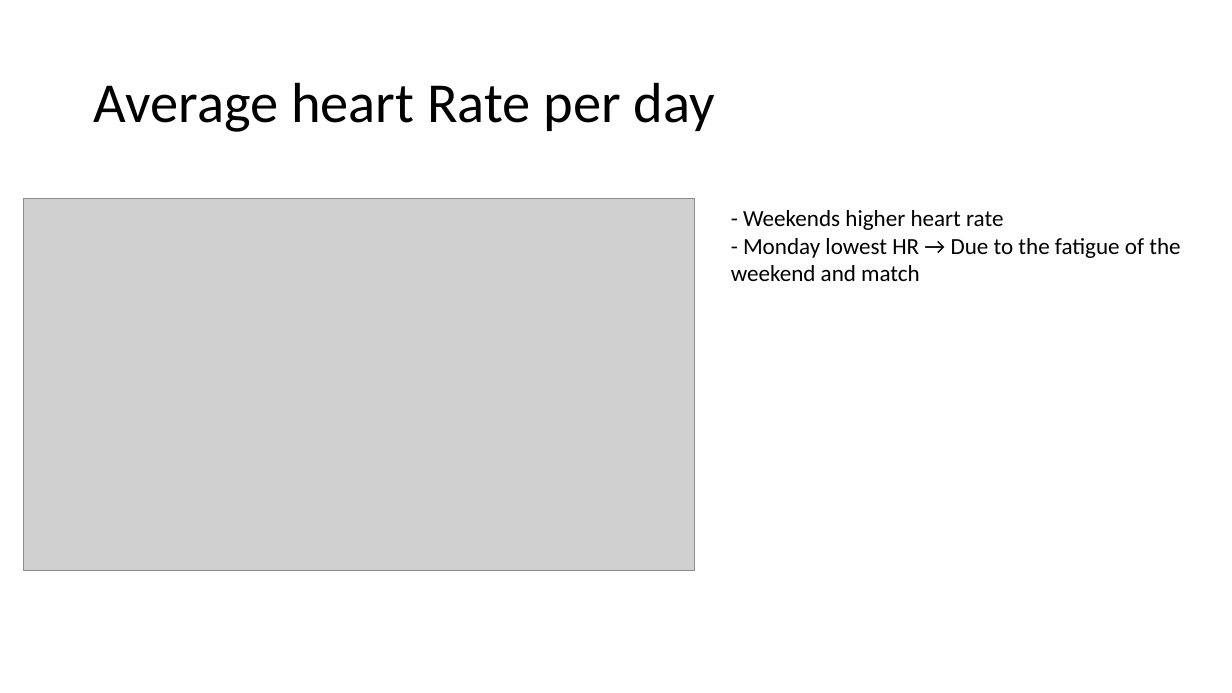
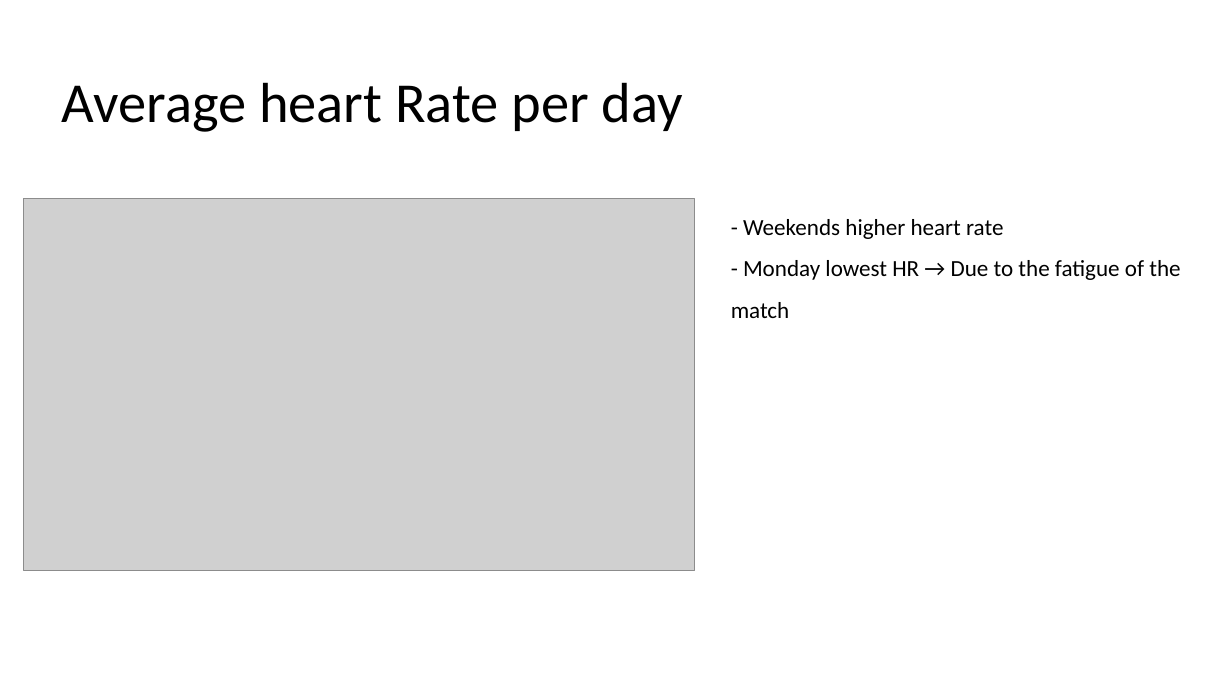
Before and after one commit to Miquelpg6/project_2, a slide deck: slide 5 of Futsal_and_Heartrate.pptx. Drawn at 1232x693 pixels with LibreOffice and Linux fonts; fonts in the diff are those of the drawing; grey boxes stand for pictures. Boxes give left, top, right and bottom in pixels: in the first picture for what was removed or moved away, otherwise in the second. Text is boxed around its words. In the diff, an @@ line names an element or a change of style, - is before the commit and + after.

```diff
--- a/Futsal_and_Heartrate.pptx
+++ b/Futsal_and_Heartrate.pptx
@@ text "Average heart Rate per day" moved from (x1=94, y1=82, x2=715, y2=132) to (x1=62, y1=82, x2=683, y2=132) @@
@@ text at (x1=743, y1=219, x2=1003, y2=239): line spacing 1 to 1.5 @@
@@ text at (x1=731, y1=260, x2=1180, y2=318): text changed @@
-- Monday lowest HR → Due to the fatigue of the weekend and match
+- Monday lowest HR → Due to the fatigue of the match
```
Also in this commit, not shown: 6 other slides changed, 2 other files.
